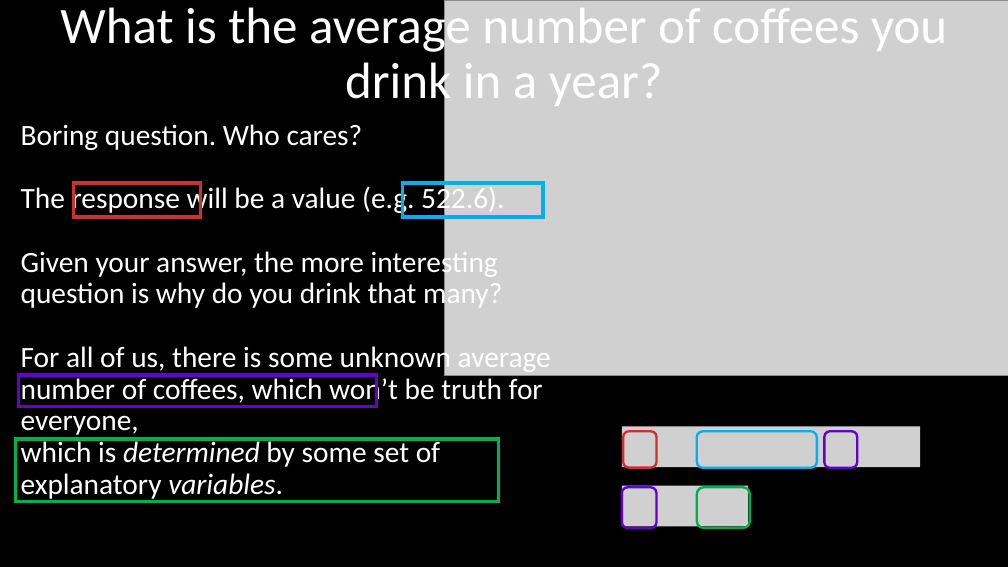
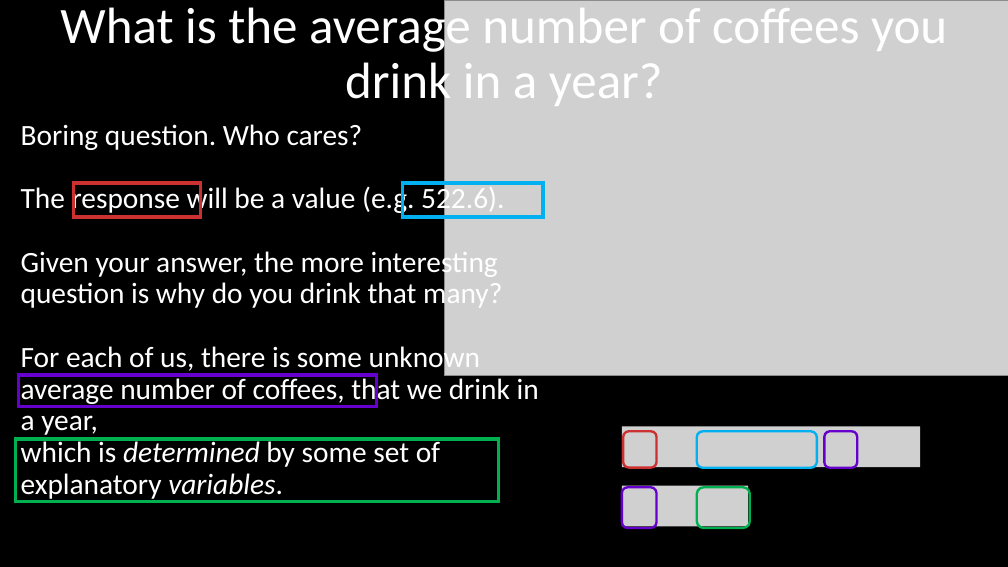
Before and after one commit to DeonRoos/stats-for-biologists, a slide deck: slide 19 of Lecture 2 - lm overview/Slides/Introduction to linear models.pptx (slide 18 before the commit). Drawn at 1008x567 pixels with LibreOffice and Linux fonts; fonts in the diff are those of the drawing; grey boxes stand for pictures. Boxes give left, top, right and bottom in pixels: in the first picture for what was removed or moved away, otherwise in the second. Text is boxed around its words. In the diff, an @@ line names an element or a change of style, - is before the commit and + after.

```diff
--- a/Lecture 2 - lm overview/Slides/Introduction to linear models.pptx
+++ b/Lecture 2 - lm overview/Slides/Introduction to linear models.pptx
@@ text at (x1=21, y1=342, x2=539, y2=501): text changed @@
-For all of us, there is some unknown average number of coffees, which won’t be truth for everyone,
-which is determined by some set of
-explanatory variables.
+For each of us, there is some unknown average number of coffees, that we drink in a year,
+which is determined by some set of
+explanatory variables.
```
Also in this commit, not shown: 1 other slide changed, 1 slide added, 22 other files.
